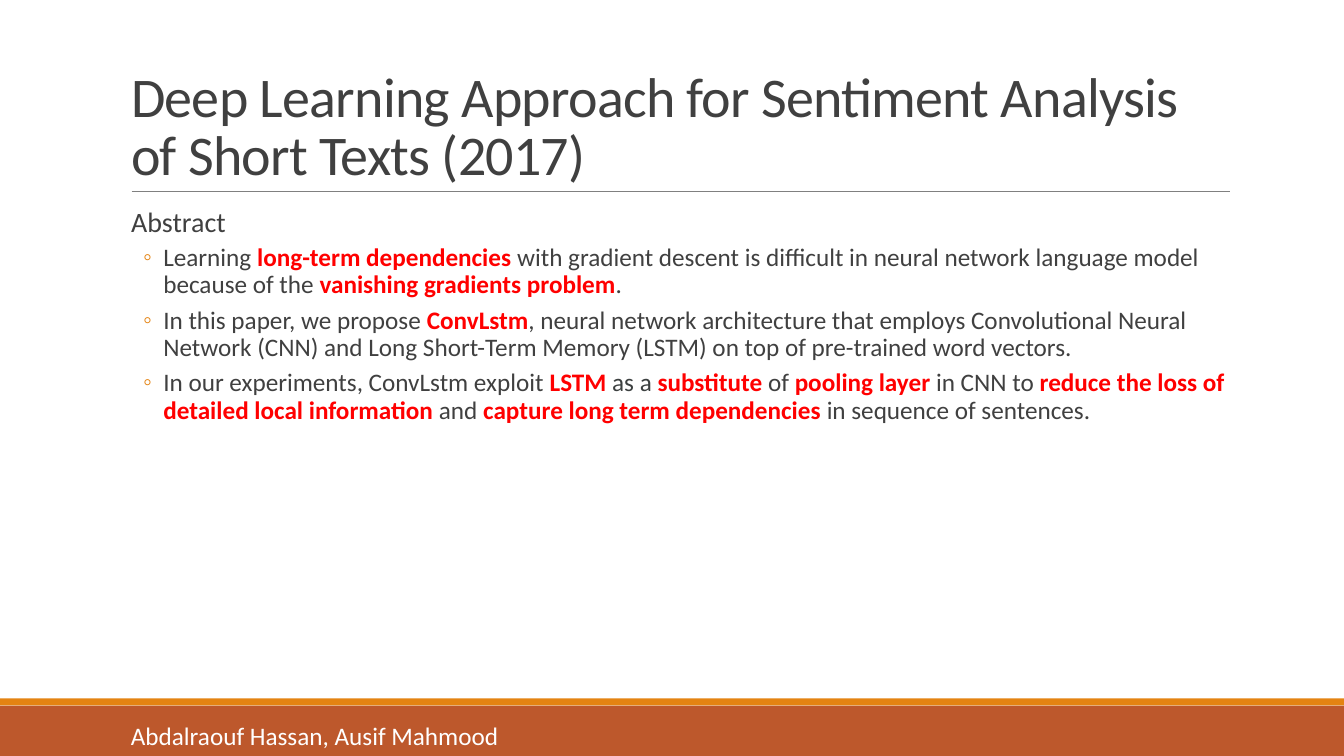
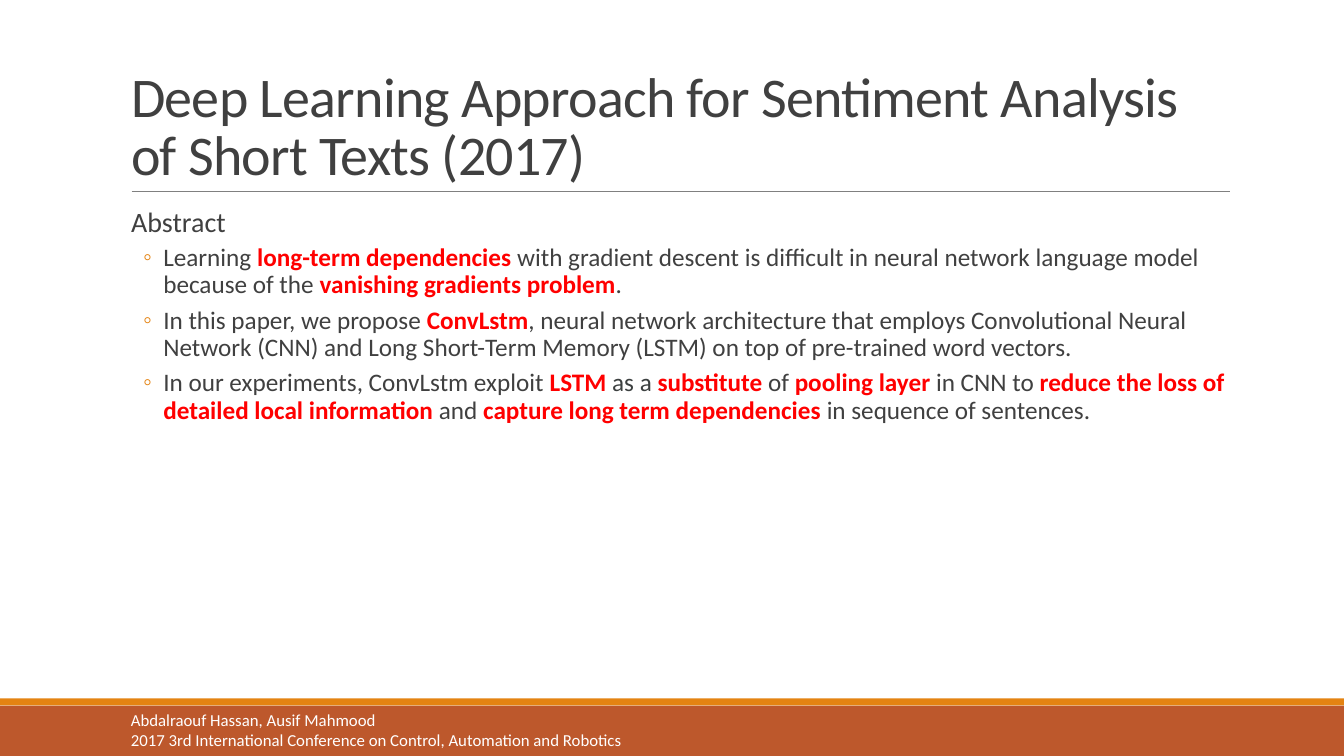
Before and after one commit to liangxh/grad, a slide deck: slide 11 of [报告] Text Emotion Detection.pptx. Drawn at 1344x756 pixels with LibreOffice and Linux fonts; fonts in the diff are those of the drawing. Boxes give left, top, right and bottom in pixels: in the first picture for what was removed or moved away, otherwise in the second. Text is boxed around its words. In the diff, an @@ line names an element or a change of style, - is before the commit and + after.

```diff
--- a/[报告] Text Emotion Detection.pptx
+++ b/[报告] Text Emotion Detection.pptx
@@ text "Abdalraouf Hassan, Ausif Mahmood": place and size @@
-text "Abdalraouf Hassan, Ausif Mahmood" at (131,727,498,748)
+text "Abdalraouf Hassan, Ausif Mahmood" at (131,714,621,748)
@@ text at (131,714,375,728): size 18 to 12 pt in "Abdalraouf Hassan, Ausif Mahmood" @@
@@ text at (131,734,621,748): paragraph added @@
+2017 3rd International Conference on Control, Automation and Robotics
```
Also in this commit, not shown: 11 other slides changed, 3 slides added, 5 other files.
